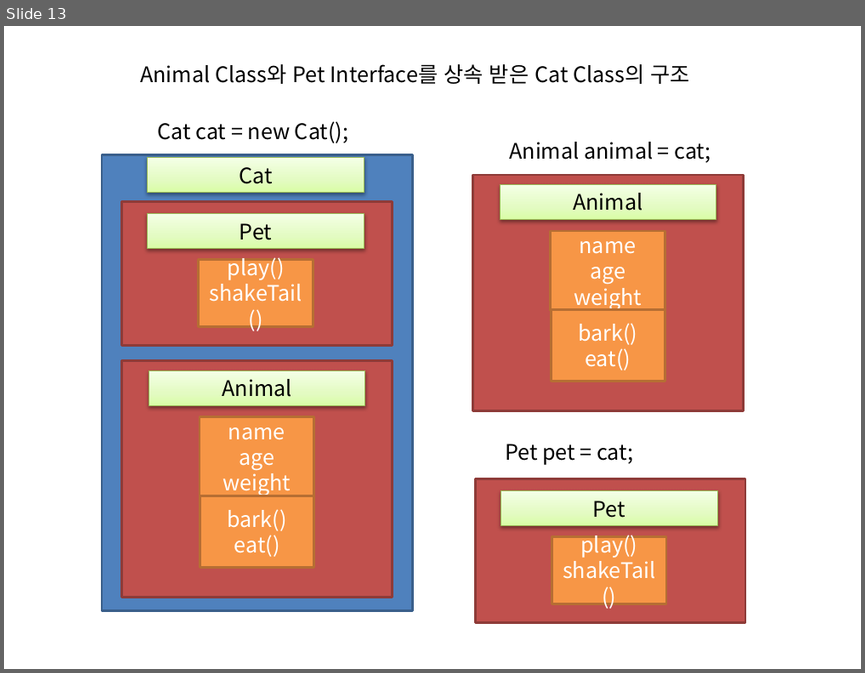
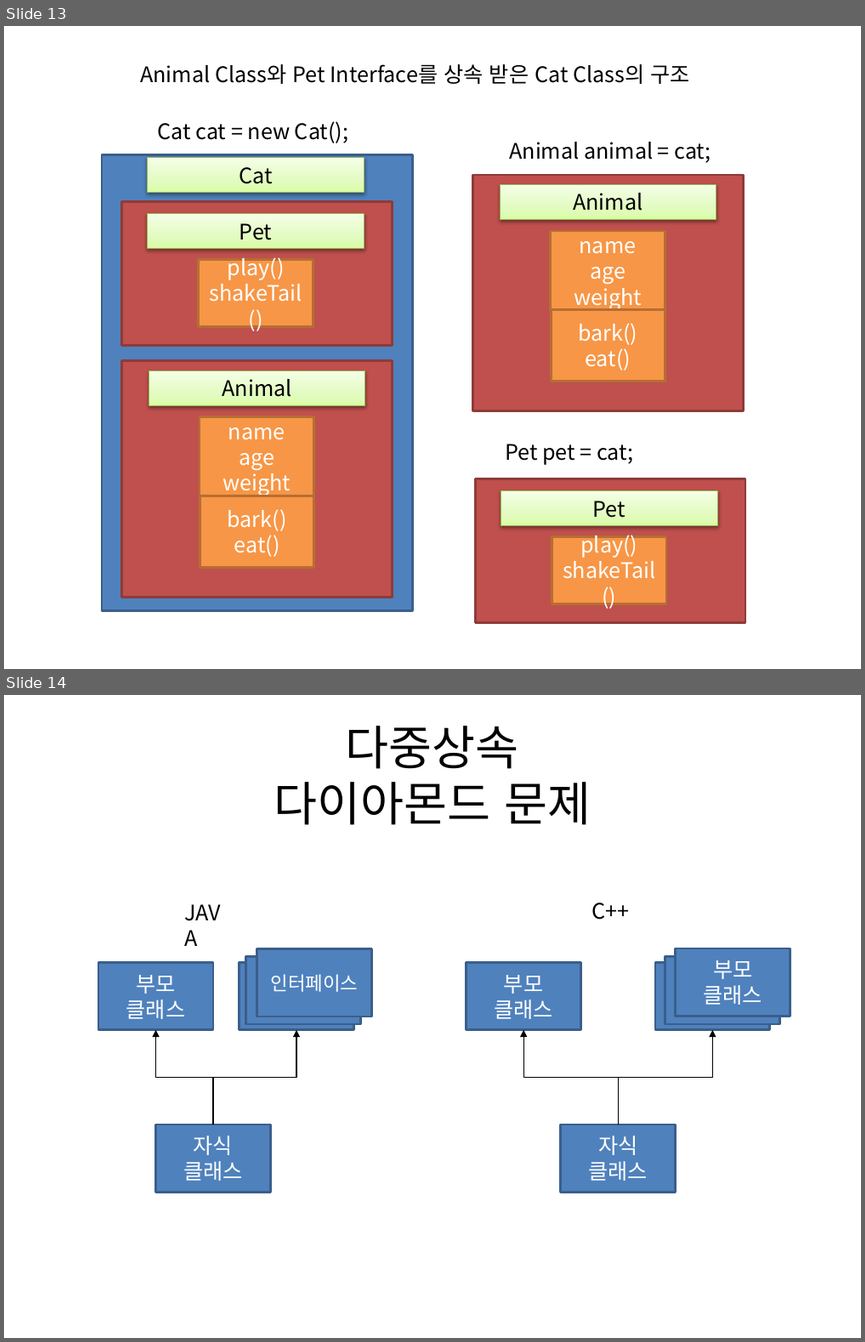
Before and after one commit to terdong/JavaStudyForAcademyStudent2, a slide deck: ppt/day15_인터페이스.pptx. Shown one above the other, each under a label of ours: slide 13 before the commit, slides 13 and 14 after it. The pictures are 865x673 and 865x1342 pixels, drawn with LibreOffice and Linux fonts; fonts in the diff are those of the drawing. Boxes give left, top, right and bottom in pixels: in the first picture for what was removed or moved away, otherwise in the second. Text is boxed around its words. In the diff, an @@ line names an element or a change of style, - is before the commit and + after.

```diff
--- a/ppt/day15_인터페이스.pptx
+++ b/ppt/day15_인터페이스.pptx
@@ slide 14 added at [4,695,861,1338], background #FFFFFF @@
@@ title added at [274,726,590,825], 39.6 pt, text #000000 @@
+다중상속
+다이아몬드 문제
@@ text added at [177,895,240,929], 18 pt, text #000000 @@
+JAVA
@@ text added at [592,902,630,919], 18 pt, text #000000 @@
+C++
@@ rectangle added at [256,948,371,1016], fill #4F81BD, outline #3A5F8C 2 pt, 16 pt, text #FFFFFF @@
+인터페이스
@@ rectangle added at [675,948,789,1016], fill #4F81BD, outline #3A5F8C 2 pt, 18 pt, text #FFFFFF @@
+부모
+클래스
@@ rectangle added at [98,962,213,1030], fill #4F81BD, outline #3A5F8C 2 pt, 18 pt, text #FFFFFF @@
+부모
+클래스
@@ rectangle added at [239,962,353,1030], fill #4F81BD, outline #3A5F8C 2 pt, 16 pt, text #FFFFFF @@
+인터페이스
@@ rectangle added at [245,956,360,1024], fill #4F81BD, outline #3A5F8C 2 pt, 16 pt, text #FFFFFF @@
+인터페이스
@@ rectangle added at [466,962,580,1030], fill #4F81BD, outline #3A5F8C 2 pt, 18 pt, text #FFFFFF @@
+부모
+클래스
@@ rectangle added at [655,962,770,1030], fill #4F81BD, outline #3A5F8C 2 pt, 18 pt, text #FFFFFF @@
+부모
+클래스
@@ rectangle added at [665,956,780,1024], fill #4F81BD, outline #3A5F8C 2 pt, 18 pt, text #FFFFFF @@
+부모
+클래스
@@ elbow arrow added from (213, 1124) to (155, 1030), #000000 0.75 pt @@
@@ elbow arrow added from (213, 1124) to (296, 1030), #000000 0.75 pt @@
@@ elbow arrow added from (619, 1124) to (523, 1030), #000000 0.75 pt @@
@@ elbow arrow added from (619, 1124) to (713, 1030), #000000 0.75 pt @@
@@ rectangle added at [155,1124,270,1192], fill #4F81BD, outline #3A5F8C 2 pt, 18 pt, text #FFFFFF @@
+자식
+클래스
@@ rectangle added at [561,1124,676,1192], fill #4F81BD, outline #3A5F8C 2 pt, 18 pt, text #FFFFFF @@
+자식
+클래스
```
Also in this commit, not shown: 4 other slides added.
